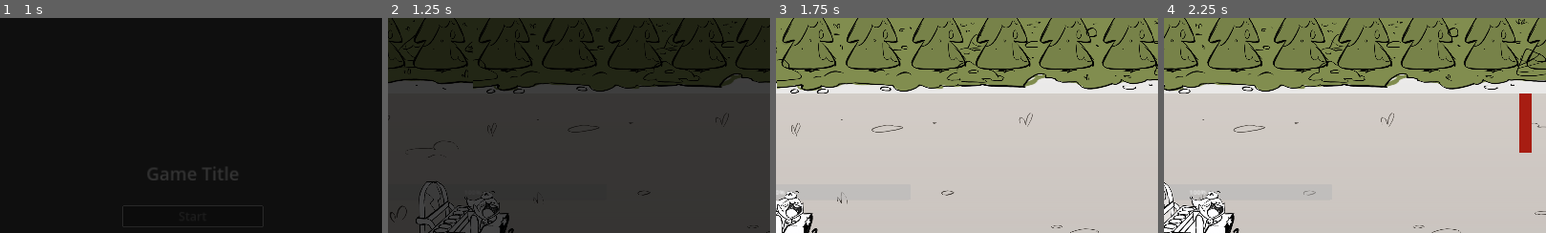
Above: before the commit, frames 1-4 (left to right).
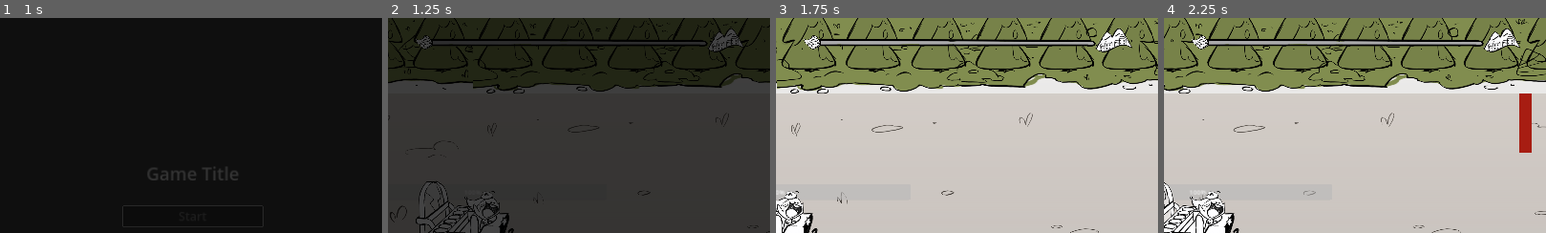
Above: after the commit, the same moments.

Repository: hsandt/ld53
Game: Godot game, scene res://scenes/main_menu_scene.tscn
The game is run twice, just before and just after one commit, with the same random seed, the same clock (stepped at 60 frames per second) and the same inputs.
Inputs (mouse positions are % of the whole screen's width and height, from its top left):
- Up to frame 1 (1 s): tap Enter (ui_accept) at 0.5, 0.77 s; move the mouse to (72, 45) at 0.52 s; hold Right (ui_right) from 0.53 s (still down); hold M (app_next_resolution) from 0.53 s (still down); click (72, 45) at 0.67 s
- Up to frame 2 (1.25 s): keep holding Right (ui_right); keep holding M (app_next_resolution)
- Up to frame 3 (1.75 s): move the mouse to (30, 55) at 1.27 s; release Right (ui_right) at 1.28 s; release M (app_next_resolution) at 1.28 s; hold S (down) from 1.28 s (still down); tap N (app_prev_resolution) at 1.35 s; tap Enter (ui_accept) at 1.52 s
- Up to frame 4 (2.25 s): move the mouse to (60, 28) at 2.02 s; release S (down) at 2.03 s; hold Right (ui_right) from 2.03 s (still down); hold M (app_next_resolution) from 2.03 s (still down)
The pictures show only the part of the screen within x 25-75%, y 0-50%; the shares and areas given below are measured in that part.

Frame 1 is identical in both runs. In frame 2, 2.1% of the frame differs, in the area x 7-93%, y 4-16%; in frame 3, 3.1%, in the area x 7-94%, y 4-16%; in frame 4, 3.1%.

Commit message:
[HUD] Integrate Progress Bar in HUD (not functional yet)

Diff:
--- a/prefabs/ingame/hud/hud.tscn
+++ b/prefabs/ingame/hud/hud.tscn
@@ -1,7 +1,8 @@
-[gd_scene load_steps=3 format=3 uid="uid://ch6p14onhqdd1"]
+[gd_scene load_steps=4 format=3 uid="uid://ch6p14onhqdd1"]
 
 [ext_resource type="Script" path="res://scripts/ui/hud.gd" id="1_cbyjf"]
 [ext_resource type="PackedScene" uid="uid://b3cj8qaa1pk0g" path="res://prefabs/ingame/hud/powders_panel.tscn" id="1_dbama"]
+[ext_resource type="PackedScene" uid="uid://b6tjyuvk6wmn4" path="res://prefabs/ingame/progress_bar.tscn" id="2_whs6u"]
 
 [node name="HUD" type="Control"]
 layout_mode = 3
@@ -12,6 +13,13 @@
 grow_vertical = 2
 script = ExtResource("1_cbyjf")
 
+[node name="ProgressBar" parent="." instance=ExtResource("2_whs6u")]
+layout_mode = 1
+anchors_preset = 5
+anchor_top = 0.0
+anchor_bottom = 0.0
+grow_vertical = 1
+
 [node name="powderpanel" parent="." instance=ExtResource("1_dbama")]
 unique_name_in_owner = true
 layout_mode = 1
--- a/scenes/test/test_level.tscn
+++ b/scenes/test/test_level.tscn
@@ -1,9 +1,8 @@
-[gd_scene load_steps=13 format=3 uid="uid://csjk6doab3j7g"]
+[gd_scene load_steps=12 format=3 uid="uid://csjk6doab3j7g"]
 
 [ext_resource type="PackedScene" uid="uid://bkxvhy0xyc6my" path="res://prefabs/ingame/in_game_manager.tscn" id="1_phwtn"]
 [ext_resource type="Script" path="res://scripts/audio/MusicStreamPlayer.gd" id="2_6xvgp"]
 [ext_resource type="AudioStream" uid="uid://ddhkhbl82shqs" path="res://audio/bgm/Level.ogg" id="2_olimf"]
-[ext_resource type="PackedScene" uid="uid://b6tjyuvk6wmn4" path="res://prefabs/ingame/progress_bar.tscn" id="3_aoqhy"]
 [ext_resource type="PackedScene" uid="uid://bigtdfruv4w60" path="res://prefabs/pause_menu_custom.tscn" id="3_p7iai"]
 [ext_resource type="PackedScene" uid="uid://4n8e4dswbycl" path="res://prefabs/ingame/player_character_body_2d.tscn" id="4_fkdm4"]
 [ext_resource type="PackedScene" uid="uid://ch6p14onhqdd1" path="res://prefabs/ingame/hud/hud.tscn" id="5_4lqub"]
@@ -34,12 +33,6 @@
 script = ExtResource("2_6xvgp")
 
 [node name="CanvasLayer" type="CanvasLayer" parent="."]
-
-[node name="ProgressBar" parent="CanvasLayer" instance=ExtResource("3_aoqhy")]
-anchors_preset = 5
-anchor_top = 0.0
-anchor_bottom = 0.0
-grow_vertical = 1
 
 [node name="HUD" parent="CanvasLayer" instance=ExtResource("5_4lqub")]
 unique_name_in_owner = true
